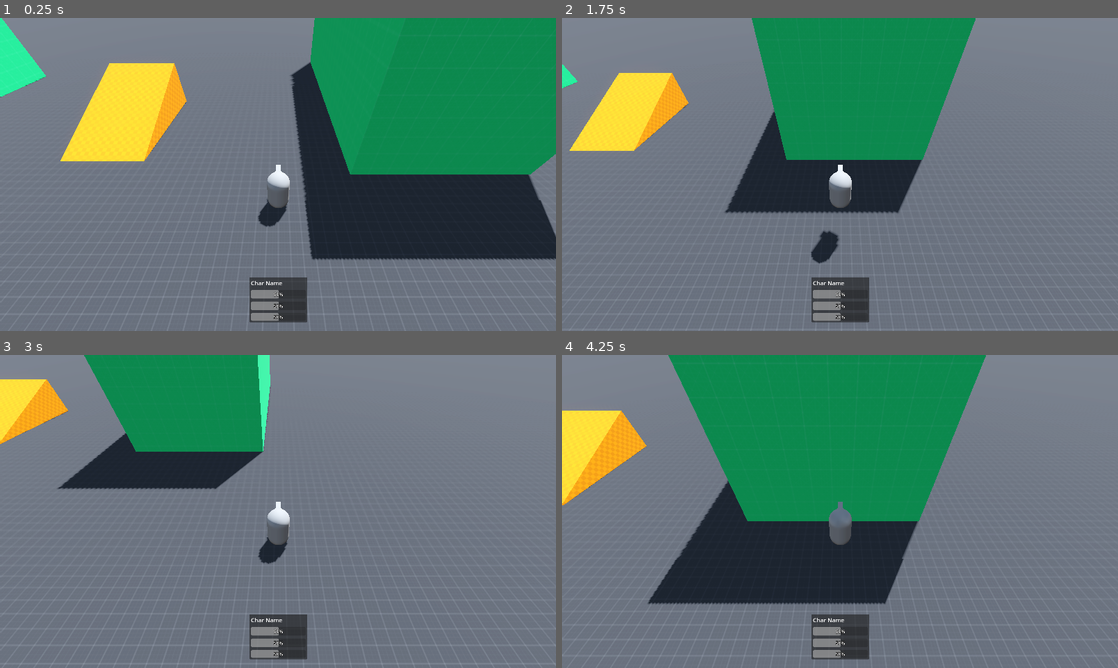
Above: before the commit, frames 1-4 (two rows, left to right).
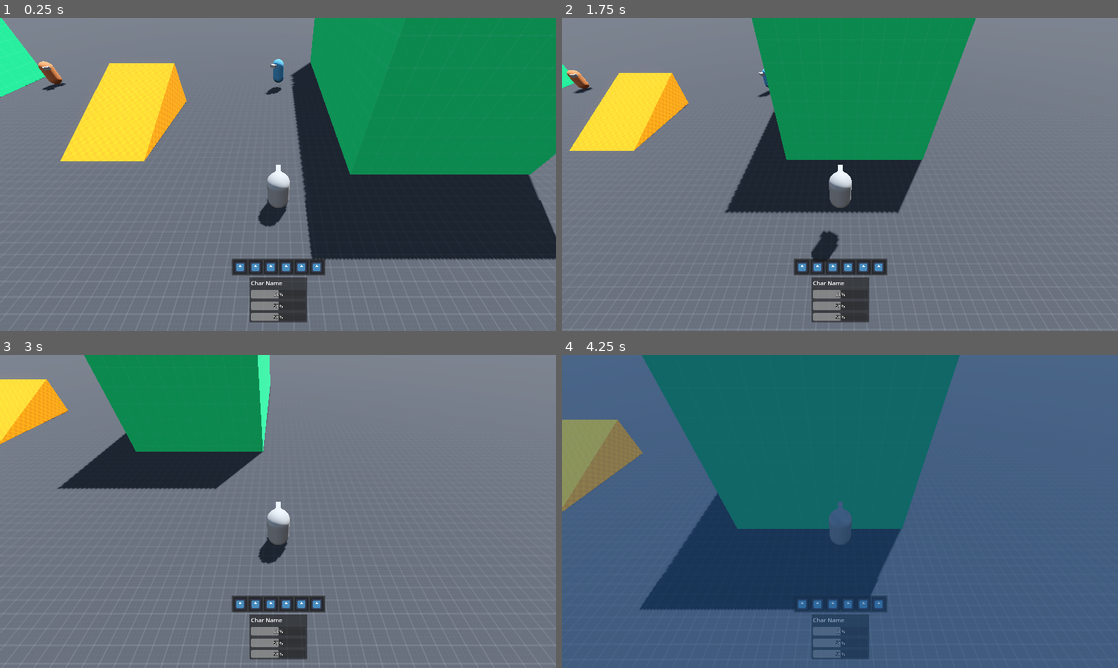
Above: after the commit, the same moments.

Repository: EveningComet/Enigma-Fusion
Game: Godot game, scene res://Scenes/Game.tscn
Two runs of this game, one before a commit and one after it. Both use one fixed random seed, a clock stepped at 60 frames per second and the inputs below. The engine's default icon, where the game draws it, is replaced by a stand-in: a white triangle on a blue panel in a dark square.
Inputs:
- Up to frame 1 (0.25 s): no input
- Up to frame 2 (1.75 s): tap Enter at 0.5 s; hold D (move_right) 0.53-1.28 s; tap E (interact, bound only after the commit) at 0.6, 1.35 s; tap Space (jump) at 0.77, 1.52 s; hold S (move_backward) from 1.28 s (still down)
- Up to frame 3 (3 s): release S (move_backward) at 2.03 s; hold D (move_right) 2.03-2.78 s; tap E (interact, bound only after the commit) at 2.1, 2.85 s; hold W (move_forward) from 2.78 s (still down)
- Up to frame 4 (4.25 s): tap Space (jump) at 3.02, 3.77 s; release W (move_forward) at 3.53 s; hold A (move_left) from 3.53 s (still down); tap E (interact, bound only after the commit) at 3.6 s; tap P (pause) at 4.15 s

The runs differ from the first frame. In frame 1, 1.3% of the frame differs, in the area x 6-59%, y 13-83%; in frame 2, 1.1%; in frame 3, 0.9%; in frame 4, 100%, in the area x 0-100%, y 0-100%.
Error after the commit: Parse Error: Too few arguments for "add_to_roster()" call. Expected at least 1 but received 0. (res://Scripts/Player/HostileTalkHandler.gd:11)

Commit message:
Yet More Setup
* `SkillBar` and `SkillSlot` classes created.
* Started on code for friendly ai characters.
* Added a pause menu. However, I might make it not pause time in the future.
* Added a class for handling talking with enemies.

Diff:
--- a/Scenes/Maps/Testing Level.tscn
+++ b/Scenes/Maps/Testing Level.tscn
@@ -1,10 +1,14 @@
-[gd_scene load_steps=12 format=3 uid="uid://clqrs5sav5yat"]
+[gd_scene load_steps=16 format=3 uid="uid://clqrs5sav5yat"]
 
 [ext_resource type="Texture2D" uid="uid://b026ch4xd61wf" path="res://Imported Assets/KenneyNL Prototyping Textures/Dark/texture_01.png" id="1_073uy"]
 [ext_resource type="PackedScene" uid="uid://bc7v43o528ywf" path="res://Scenes/Player/Player.tscn" id="2_spen0"]
 [ext_resource type="Texture2D" uid="uid://qfetfr4iktpy" path="res://Imported Assets/KenneyNL Prototyping Textures/Green/texture_05.png" id="3_xdtom"]
 [ext_resource type="Texture2D" uid="uid://iv3cnl4ixyrf" path="res://Imported Assets/KenneyNL Prototyping Textures/Orange/texture_09.png" id="4_1bf7i"]
 [ext_resource type="PackedScene" uid="uid://brvilqhic1pau" path="res://Scenes/UI/General/Player Hud.tscn" id="5_eerm1"]
+[ext_resource type="PackedScene" uid="uid://dlvi5ahhmor1q" path="res://Scenes/Test Friendly AI.tscn" id="6_ktkaw"]
+[ext_resource type="PackedScene" uid="uid://dd8krdwvnt2cm" path="res://Scenes/UI/Pause Menu.tscn" id="7_uu3dd"]
+[ext_resource type="PackedScene" uid="uid://cw6v7bqh7go64" path="res://Scenes/Test Enemy.tscn" id="8_pltb2"]
+[ext_resource type="Script" path="res://Scripts/Player/HostileTalkHandler.gd" id="9_dnqrv"]
 
 [sub_resource type="ProceduralSkyMaterial" id="ProceduralSkyMaterial_oeiyl"]
 sky_horizon_color = Color(0.64625, 0.65575, 0.67075, 1)
@@ -43,6 +47,9 @@
 [node name="Player" parent="." instance=ExtResource("2_spen0")]
 transform = Transform3D(1, 0, 0, 0, 1, 0, 0, 0, 1, 0, 2.30552, 0)
 
+[node name="Test Friendly AI" parent="." instance=ExtResource("6_ktkaw")]
+transform = Transform3D(-0.707107, 0, 0.707107, 0, 1, 0, -0.707107, 0, -0.707107, 0, 2, -14)
+
 [node name="CSGCombiner3D" type="CSGCombiner3D" parent="."]
 use_collision = true
 
@@ -66,6 +73,16 @@
 depth = 5.0
 material = SubResource("StandardMaterial3D_fucmf")
 
-[node name="CanvasLayer" type="CanvasLayer" parent="."]
+[node name="Hud Layer" type="CanvasLayer" parent="."]
 
-[node name="Player Hud" parent="CanvasLayer" instance=ExtResource("5_eerm1")]
+[node name="Player Hud" parent="Hud Layer" instance=ExtResource("5_eerm1")]
+
+[node name="Pause Menu" type="CanvasLayer" parent="."]
+
+[node name="Pause Menu" parent="Pause Menu" instance=ExtResource("7_uu3dd")]
+
+[node name="Test Enemy" parent="." instance=ExtResource("8_pltb2")]
+transform = Transform3D(-0.707107, 0, -0.707107, 0, 1, 0, 0.707107, 0, -0.707107, -21.8512, 1.6, -14.6869)
+
+[node name="HostileTalkHandler" type="Node" parent="."]
+script = ExtResource("9_dnqrv")
--- a/Scenes/Player/Player.tscn
+++ b/Scenes/Player/Player.tscn
@@ -5,14 +5,14 @@
 [ext_resource type="Script" path="res://Scripts/Player/PL States/PLGround.gd" id="2_bfebh"]
 [ext_resource type="Script" path="res://Scripts/Player/PL States/PLAir.gd" id="3_eejd3"]
 [ext_resource type="Script" path="res://Scripts/Creature/Combatant.gd" id="5_1uts1"]
-[ext_resource type="Script" path="res://Scripts/Stats/Stats.gd" id="6_usib5"]
+[ext_resource type="Script" path="res://Scripts/Player/PlayerInputController.gd" id="6_tnric"]
 
 [sub_resource type="CapsuleMesh" id="CapsuleMesh_c34u5"]
 
 [sub_resource type="CapsuleShape3D" id="CapsuleShape3D_robhp"]
 
-[sub_resource type="Resource" id="Resource_gfbps"]
-script = ExtResource("6_usib5")
+[sub_resource type="SphereShape3D" id="SphereShape3D_jpmi0"]
+radius = 5.0
 
 [node name="Player" type="CharacterBody3D"]
 
@@ -49,4 +49,11 @@
 
 [node name="Combatant" type="Node" parent="."]
 script = ExtResource("5_1uts1")
-stats = SubResource("Resource_gfbps")
+
+[node name="PlayerInputController" type="Node" parent="."]
+script = ExtResource("6_tnric")
+
+[node name="Interaction Radius" type="Area3D" parent="."]
+
+[node name="CollisionShape3D" type="CollisionShape3D" parent="Interaction Radius"]
+shape = SubResource("SphereShape3D_jpmi0")
--- /dev/null
+++ b/Scenes/Test Enemy.tscn
@@ -0,0 +1,37 @@
+[gd_scene load_steps=7 format=3 uid="uid://cw6v7bqh7go64"]
+
+[ext_resource type="Script" path="res://Scripts/Creature/Combatant.gd" id="3_4lt0f"]
+[ext_resource type="Script" path="res://Scripts/Creature/Locomotion/LocomotionController.gd" id="3_jnq1n"]
+[ext_resource type="Script" path="res://Scripts/Creature/Locomotion/States/LAir.gd" id="4_nfob3"]
+
+[sub_resource type="CapsuleMesh" id="CapsuleMesh_8fqx0"]
+
+[sub_resource type="StandardMaterial3D" id="StandardMaterial3D_1cobl"]
+albedo_color = Color(0.711633, 0.41223, 0.244806, 1)
+
+[sub_resource type="CapsuleShape3D" id="CapsuleShape3D_l3fip"]
+
+[node name="Test Enemy" type="CharacterBody3D"]
+
+[node name="GFX" type="Node3D" parent="."]
+
+[node name="CSGMesh3D" type="CSGMesh3D" parent="GFX"]
+mesh = SubResource("CapsuleMesh_8fqx0")
+material = SubResource("StandardMaterial3D_1cobl")
+
+[node name="CSGBox3D" type="CSGBox3D" parent="GFX/CSGMesh3D"]
+transform = Transform3D(1, 0, 0, 0, 1, 0, 0, 0, 1, 0, 0.554167, -0.507115)
+size = Vector3(0.5, 0.25, 0.5)
+
+[node name="CollisionShape3D" type="CollisionShape3D" parent="."]
+shape = SubResource("CapsuleShape3D_l3fip")
+
+[node name="LocomotionController" type="Node" parent="."]
+script = ExtResource("3_jnq1n")
+initial_state = NodePath("LAir")
+
+[node name="LAir" type="Node" parent="LocomotionController"]
+script = ExtResource("4_nfob3")
+
+[node name="Combatant" type="Node" parent="."]
+script = ExtResource("3_4lt0f")
--- /dev/null
+++ b/Scenes/Test Friendly AI.tscn
@@ -0,0 +1,46 @@
+[gd_scene load_steps=9 format=3 uid="uid://dlvi5ahhmor1q"]
+
+[ext_resource type="Script" path="res://Scripts/AI/Friendly/FriendlyAIController.gd" id="1_hpefm"]
+[ext_resource type="Script" path="res://Scripts/AI/Friendly/States/WaitingToJoin.gd" id="2_3hb78"]
+[ext_resource type="Script" path="res://Scripts/Creature/Locomotion/LocomotionController.gd" id="3_w44se"]
+[ext_resource type="Script" path="res://Scripts/Creature/Locomotion/States/LAir.gd" id="4_260kx"]
+[ext_resource type="Script" path="res://Scripts/Creature/Combatant.gd" id="5_qii86"]
+
+[sub_resource type="CapsuleMesh" id="CapsuleMesh_50vo1"]
+
+[sub_resource type="StandardMaterial3D" id="StandardMaterial3D_wicp5"]
+albedo_color = Color(0.274017, 0.531655, 0.683446, 1)
+
+[sub_resource type="CapsuleShape3D" id="CapsuleShape3D_f0s4w"]
+
+[node name="Test Friendly AI" type="CharacterBody3D"]
+
+[node name="GFX" type="Node3D" parent="."]
+
+[node name="CSGMesh3D" type="CSGMesh3D" parent="GFX"]
+mesh = SubResource("CapsuleMesh_50vo1")
+material = SubResource("StandardMaterial3D_wicp5")
+
+[node name="CSGBox3D" type="CSGBox3D" parent="GFX/CSGMesh3D"]
+transform = Transform3D(1, 0, 0, 0, 1, 0, 0, 0, 1, 0, 0.554167, -0.507115)
+size = Vector3(0.5, 0.25, 0.5)
+
+[node name="CollisionShape3D" type="CollisionShape3D" parent="."]
+shape = SubResource("CapsuleShape3D_f0s4w")
+
+[node name="FriendlyAIController" type="Node" parent="."]
+script = ExtResource("1_hpefm")
+initial_state = NodePath("WaitingToJoin")
+
+[node name="WaitingToJoin" type="Node" parent="FriendlyAIController"]
+script = ExtResource("2_3hb78")
+
+[node name="LocomotionController" type="Node" parent="."]
+script = ExtResource("3_w44se")
+initial_state = NodePath("LAir")
+
+[node name="LAir" type="Node" parent="LocomotionController"]
+script = ExtResource("4_260kx")
+
+[node name="Combatant" type="Node" parent="."]
+script = ExtResource("5_qii86")
--- a/Scenes/UI/General/Player Hud.tscn
+++ b/Scenes/UI/General/Player Hud.tscn
@@ -1,7 +1,8 @@
-[gd_scene load_steps=3 format=3 uid="uid://brvilqhic1pau"]
+[gd_scene load_steps=4 format=3 uid="uid://brvilqhic1pau"]
 
 [ext_resource type="Script" path="res://Scripts/UI/General/PlayerHud.gd" id="1_vwpp3"]
 [ext_resource type="PackedScene" uid="uid://5qu22b5cq405" path="res://Scenes/UI/General/Party Member UI Slot.tscn" id="2_vfnom"]
+[ext_resource type="PackedScene" uid="uid://b5ibiy8toq8jr" path="res://Scenes/UI/General/Skill Bar.tscn" id="3_evr5x"]
 
 [node name="Player Hud" type="Control" node_paths=PackedStringArray("container")]
 layout_mode = 3
@@ -27,3 +28,17 @@
 
 [node name="PartyMemberUISlot" parent="GridContainer" instance=ExtResource("2_vfnom")]
 layout_mode = 2
+
+[node name="Skill Bar" parent="." instance=ExtResource("3_evr5x")]
+layout_mode = 1
+anchors_preset = 8
+anchor_left = 0.5
+anchor_top = 0.5
+anchor_right = 0.5
+anchor_bottom = 0.5
+offset_left = -161.5
+offset_top = 290.0
+offset_right = 161.5
+offset_bottom = 348.0
+grow_horizontal = 2
+grow_vertical = 2
--- /dev/null
+++ b/Scenes/UI/General/Skill Bar.tscn
@@ -0,0 +1,45 @@
+[gd_scene load_steps=3 format=3 uid="uid://b5ibiy8toq8jr"]
+
+[ext_resource type="Script" path="res://Scripts/UI/General/SkillBar.gd" id="1_hjlpg"]
+[ext_resource type="PackedScene" uid="uid://biiq1vtgyyvgg" path="res://Scenes/UI/General/Skill Slot.tscn" id="2_6gjmm"]
+
+[node name="Skill Bar" type="PanelContainer"]
+custom_minimum_size = Vector2(100, 50)
+offset_right = 40.0
+offset_bottom = 40.0
+script = ExtResource("1_hjlpg")
+
+[node name="MarginContainer" type="MarginContainer" parent="."]
+layout_mode = 2
+theme_override_constants/margin_left = 5
+theme_override_constants/margin_top = 5
+theme_override_constants/margin_right = 5
+theme_override_constants/margin_bottom = 5
+
+[node name="HBoxContainer" type="HBoxContainer" parent="MarginContainer"]
+layout_mode = 2
+theme_override_constants/separation = 5
+alignment = 1
+
+[node name="Skill Slot" parent="MarginContainer/HBoxContainer" instance=ExtResource("2_6gjmm")]
+layout_mode = 2
+
+[node name="Skill Slot2" parent="MarginContainer/HBoxContainer" node_paths=PackedStringArray("display_icon") instance=ExtResource("2_6gjmm")]
+layout_mode = 2
+display_icon = NodePath("../Skill Slot/MarginContainer/Display Icon")
+
+[node name="Skill Slot3" parent="MarginContainer/HBoxContainer" node_paths=PackedStringArray("display_icon") instance=ExtResource("2_6gjmm")]
+layout_mode = 2
+display_icon = NodePath("../Skill Slot/MarginContainer/Display Icon")
+
+[node name="Skill Slot4" parent="MarginContainer/HBoxContainer" node_paths=PackedStringArray("display_icon") instance=ExtResource("2_6gjmm")]
+layout_mode = 2
+display_icon = NodePath("../Skill Slot/MarginContainer/Display Icon")
+
+[node name="Skill Slot5" parent="MarginContainer/HBoxContainer" node_paths=PackedStringArray("display_icon") instance=ExtResource("2_6gjmm")]
+layout_mode = 2
+display_icon = NodePath("../Skill Slot/MarginContainer/Display Icon")
+
+[node name="Skill Slot6" parent="MarginContainer/HBoxContainer" node_paths=PackedStringArray("display_icon") instance=ExtResource("2_6gjmm")]
+layout_mode = 2
+display_icon = NodePath("../Skill Slot/MarginContainer/Display Icon")
--- /dev/null
+++ b/Scenes/UI/General/Skill Slot.tscn
@@ -0,0 +1,24 @@
+[gd_scene load_steps=3 format=3 uid="uid://biiq1vtgyyvgg"]
+
+[ext_resource type="Script" path="res://Scripts/UI/General/SkillSlot.gd" id="1_j2cut"]
+[ext_resource type="Texture2D" uid="uid://bdu5ksrpwk46w" path="res://icon.svg" id="2_bvpkb"]
+
+[node name="Skill Slot" type="PanelContainer" node_paths=PackedStringArray("display_icon")]
+custom_minimum_size = Vector2(48, 48)
+offset_right = 40.0
+offset_bottom = 40.0
+script = ExtResource("1_j2cut")
+display_icon = NodePath("MarginContainer/Display Icon")
+
+[node name="MarginContainer" type="MarginContainer" parent="."]
+layout_mode = 2
+theme_override_constants/margin_left = 5
+theme_override_constants/margin_top = 5
+theme_override_constants/margin_right = 5
+theme_override_constants/margin_bottom = 5
+
+[node name="Display Icon" type="TextureRect" parent="MarginContainer"]
+layout_mode = 2
+texture = ExtResource("2_bvpkb")
+expand_mode = 1
+stretch_mode = 5
--- /dev/null
+++ b/Scenes/UI/Pause Menu.tscn
@@ -0,0 +1,22 @@
+[gd_scene load_steps=2 format=3 uid="uid://dd8krdwvnt2cm"]
+
+[ext_resource type="Script" path="res://Scripts/UI/PauseMenu.gd" id="1_hegev"]
+
+[node name="Pause Menu" type="Control"]
+process_mode = 3
+layout_mode = 3
+anchors_preset = 15
+anchor_right = 1.0
+anchor_bottom = 1.0
+grow_horizontal = 2
+grow_vertical = 2
+script = ExtResource("1_hegev")
+
+[node name="ColorRect" type="ColorRect" parent="."]
+layout_mode = 1
+anchors_preset = 15
+anchor_right = 1.0
+anchor_bottom = 1.0
+grow_horizontal = 2
+grow_vertical = 2
+color = Color(0.0828889, 0.271456, 0.496492, 0.498039)
--- /dev/null
+++ b/Scripts/AI/Friendly/FriendlyAIController.gd
@@ -0,0 +1,9 @@
+## Controls how a friendly AI is allowed to operate.
+class_name FriendlyAIController extends StateMachine
+
+## How far away the AI is allowed to be from the currently controlled player
+## before they must stop everything they're doing.
+@export var max_distance_from_player: float = 35.0
+
+func begin_conversation() -> void:
+	pass
--- /dev/null
+++ b/Scripts/AI/Friendly/States/AIState.gd
@@ -0,0 +1,2 @@
+## The base class that defines how an AI should act at a given time.
+class_name AIState extends State
--- /dev/null
+++ b/Scripts/AI/Friendly/States/WaitingToJoin.gd
@@ -0,0 +1,3 @@
+## A testing state. Used to help make the player talk to an enemy to make them
+## join.
+class_name WaitingToJoin extends State
--- a/Scripts/Autoloads/Eventbus.gd
+++ b/Scripts/Autoloads/Eventbus.gd
@@ -3,3 +3,6 @@
 
 ## Fired when a character has run out of health.
 signal hp_depleted(combatant: Combatant)
+
+## Fired when the player tries talking to an NPC or an enemy.
+signal begin_conversation(node)
--- a/Scripts/Autoloads/PlayerRosterController.gd
+++ b/Scripts/Autoloads/PlayerRosterController.gd
@@ -11,7 +11,12 @@
 
 # TODO: Data type for the array.
 var active_party: Array = []
-var reserves: Array     = []
+var roster: Array     = []
+
+func add_to_roster(character) -> void:
+	roster.append(character)
+	if active_party.size() < MAX_ACTIVE_TEAM_SIZE:
+		active_party.append(character)
 
 func add_to_active_party() -> void:
 	pass
--- a/Scripts/Creature/Combatant.gd
+++ b/Scripts/Creature/Combatant.gd
@@ -1,4 +1,2 @@
 ## A character that can take damage and die in the game world.
 class_name Combatant extends Node
-
-@export var stats: Stats
--- /dev/null
+++ b/Scripts/Creature/Locomotion/LocomotionController.gd
@@ -0,0 +1,8 @@
+## Handles the movement for characters. Doesn't really do anything on its own.
+class_name LocomotionController extends StateMachine
+# TODO: Convert this to a proper state machine.
+
+var cb: CharacterBody3D
+
+func _ready() -> void:
+	cb = get_parent()
--- /dev/null
+++ b/Scripts/Creature/Locomotion/States/LAir.gd
@@ -0,0 +1 @@
+class_name LAir extends LocomotionState
--- /dev/null
+++ b/Scripts/Creature/Locomotion/States/LocomotionState.gd
@@ -0,0 +1,23 @@
+## A base class for a state that handles movement for a character.
+class_name LocomotionState extends State
+
+## Every state needs to check for movement in some way.
+var cb: CharacterBody3D
+
+# Air, Speed, & Friction
+@export var move_speed:      float = 10   # How fast this state moves
+@export var ground_accel:    float = 60.0
+@export var ground_friction: float = 50.0
+@export var air_accel:       float = 20.0
+@export var air_friction:    float = 20.0
+@export var rot_speed:       float = 10.0 # How fast we rotate
+
+# Every state needs to keep track of their movement vector and input
+var velocity:  Vector3 = Vector3.ZERO
+
+## Handle our animations.
+var animation_tree: AnimationTree
+
+func setup_state(new_sm: LocomotionController) -> void:
+	super(new_sm)
+	cb             = new_sm.cb
--- /dev/null
+++ b/Scripts/Player/HostileTalkHandler.gd
@@ -0,0 +1,11 @@
+## Handles how and when the player interacts with hostile NPCs.
+class_name HostileTalkHandler extends Node
+
+func _ready() -> void:
+	Eventbus.begin_conversation.connect( on_begin_conversation )
+
+func on_begin_conversation(target) -> void:
+	if target.has_node("Combatant") == false:
+		return
+
+	PlayerRosterController.add_to_roster()
--- a/Scripts/Player/PlayerInputController.gd
+++ b/Scripts/Player/PlayerInputController.gd
@@ -5,4 +5,13 @@
 
 # Called every frame. 'delta' is the elapsed time since the previous frame.
 func _process(delta: float) -> void:
-	pass
+	update_input_dir()
+
+	if Input.is_action_just_pressed("interact"):
+		pass
+
+func update_input_dir() -> void:
+	input_dir = Vector3.ZERO
+	input_dir.x = Input.get_action_strength("move_right") - Input.get_action_strength("move_left")
+	input_dir.z = Input.get_action_strength("move_backward") - Input.get_action_strength("move_forward")
+	input_dir = input_dir.normalized() if input_dir.length() > 1 else input_dir
--- /dev/null
+++ b/Scripts/UI/General/SkillBar.gd
@@ -0,0 +1,2 @@
+## Stores the active skills for the currently controlled character.
+class_name SkillBar extends PanelContainer
--- /dev/null
+++ b/Scripts/UI/General/SkillSlot.gd
@@ -0,0 +1,9 @@
+## Stores a skill at a given time.
+class_name SkillSlot extends PanelContainer
+
+@export var curr_skill: SkillData:
+	get: return curr_skill
+	set(value):
+		curr_skill = value
+
+@export var display_icon: TextureRect
--- /dev/null
+++ b/Scripts/UI/PauseMenu.gd
@@ -0,0 +1,11 @@
+## Handles the pause menu.
+class_name PauseMenu extends Control
+
+func _ready() -> void:
+	visible = false
+
+func _input(event: InputEvent) -> void:
+	if event.is_action_pressed("pause"):
+		var pause_state   = not get_tree().paused
+		get_tree().paused = pause_state
+		visible           = pause_state
--- a/project.godot
+++ b/project.godot
@@ -83,6 +83,7 @@
 jump={
 "deadzone": 0.5,
 "events": [Object(InputEventKey,"resource_local_to_scene":false,"resource_name":"","device":-1,"window_id":0,"alt_pressed":false,"shift_pressed":false,"ctrl_pressed":false,"meta_pressed":false,"pressed":false,"keycode":0,"physical_keycode":32,"key_label":0,"unicode":32,"echo":false,"script":null)
+, Object(InputEventJoypadButton,"resource_local_to_scene":false,"resource_name":"","device":-1,"button_index":0,"pressure":0.0,"pressed":true,"script":null)
 ]
 }
 attack={
@@ -102,3 +103,38 @@
 , Object(InputEventKey,"resource_local_to_scene":false,"resource_name":"","device":-1,"window_id":0,"alt_pressed":false,"shift_pressed":false,"ctrl_pressed":false,"meta_pressed":false,"pressed":false,"keycode":0,"physical_keycode":4194305,"key_label":0,"unicode":0,"echo":false,"script":null)
 ]
 }
+skill_action_1={
+"deadzone": 0.5,
+"events": [Object(InputEventMouseButton,"resource_local_to_scene":false,"resource_name":"","device":-1,"window_id":0,"alt_pressed":false,"shift_pressed":false,"ctrl_pressed":false,"meta_pressed":false,"button_mask":1,"position":Vector2(188, 40),"global_position":Vector2(194, 102),"factor":1.0,"button_index":1,"canceled":false,"pressed":true,"double_click":false,"script":null)
+, Object(InputEventJoypadButton,"resource_local_to_scene":false,"resource_name":"","device":-1,"button_index":10,"pressure":0.0,"pressed":true,"script":null)
+]
+}
+skill_action_2={
+"deadzone": 0.5,
+"events": [Object(InputEventMouseButton,"resource_local_to_scene":false,"resource_name":"","device":-1,"window_id":0,"alt_pressed":false,"shift_pressed":false,"ctrl_pressed":false,"meta_pressed":false,"button_mask":2,"position":Vector2(388, 29),"global_position":Vector2(394, 91),"factor":1.0,"button_index":2,"canceled":false,"pressed":true,"double_click":false,"script":null)
+, Object(InputEventJoypadMotion,"resource_local_to_scene":false,"resource_name":"","device":-1,"axis":5,"axis_value":1.0,"script":null)
+]
+}
+skill_action_3={
+"deadzone": 0.5,
+"events": [Object(InputEventKey,"resource_local_to_scene":false,"resource_name":"","device":-1,"window_id":0,"alt_pressed":false,"shift_pressed":false,"ctrl_pressed":false,"meta_pressed":false,"pressed":false,"keycode":49,"physical_keycode":49,"key_label":49,"unicode":49,"echo":false,"script":null)
+, Object(InputEventJoypadButton,"resource_local_to_scene":false,"resource_name":"","device":-1,"button_index":2,"pressure":0.0,"pressed":true,"script":null)
+]
+}
+use_extra_skills={
+"deadzone": 0.5,
+"events": [Object(InputEventJoypadMotion,"resource_local_to_scene":false,"resource_name":"","device":-1,"axis":4,"axis_value":1.0,"script":null)
+]
+}
+interact={
+"deadzone": 0.5,
+"events": [Object(InputEventKey,"resource_local_to_scene":false,"resource_name":"","device":-1,"window_id":0,"alt_pressed":false,"shift_pressed":false,"ctrl_pressed":false,"meta_pressed":false,"pressed":false,"keycode":0,"physical_keycode":69,"key_label":0,"unicode":101,"echo":false,"script":null)
+, Object(InputEventJoypadButton,"resource_local_to_scene":false,"resource_name":"","device":-1,"button_index":3,"pressure":0.0,"pressed":true,"script":null)
+]
+}
+talk={
+"deadzone": 0.5,
+"events": [Object(InputEventKey,"resource_local_to_scene":false,"resource_name":"","device":-1,"window_id":0,"alt_pressed":false,"shift_pressed":false,"ctrl_pressed":false,"meta_pressed":false,"pressed":false,"keycode":0,"physical_keycode":70,"key_label":0,"unicode":102,"echo":false,"script":null)
+, Object(InputEventJoypadButton,"resource_local_to_scene":false,"resource_name":"","device":-1,"button_index":1,"pressure":0.0,"pressed":true,"script":null)
+]
+}
